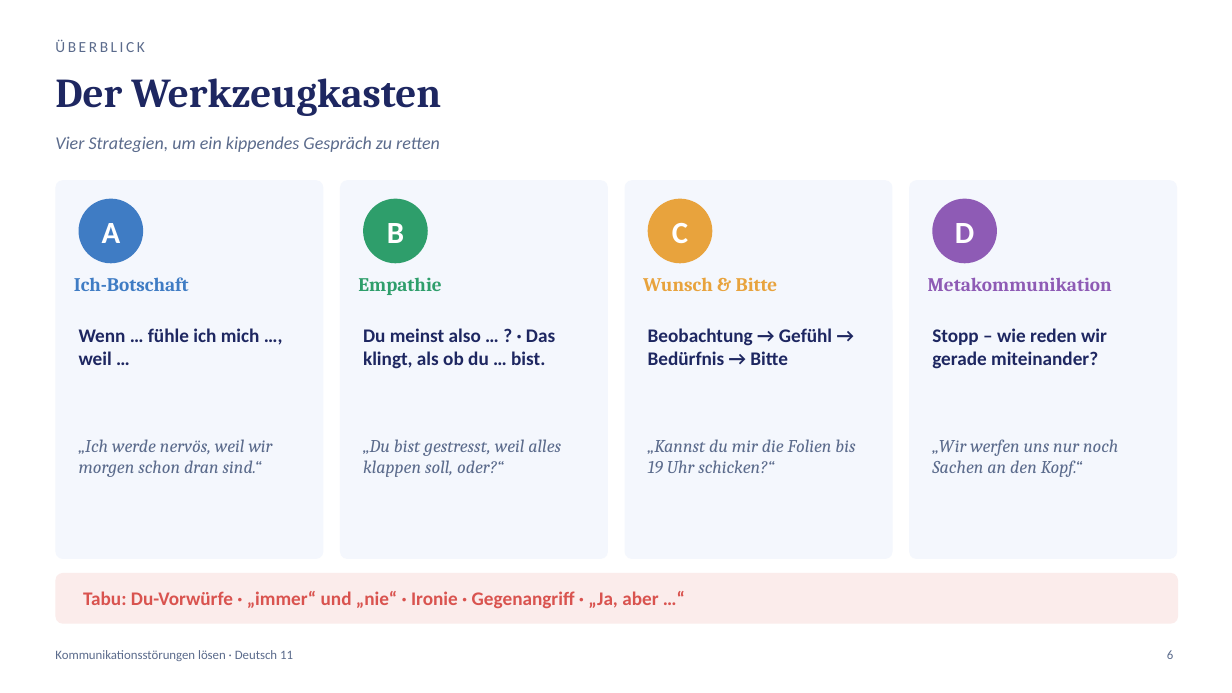
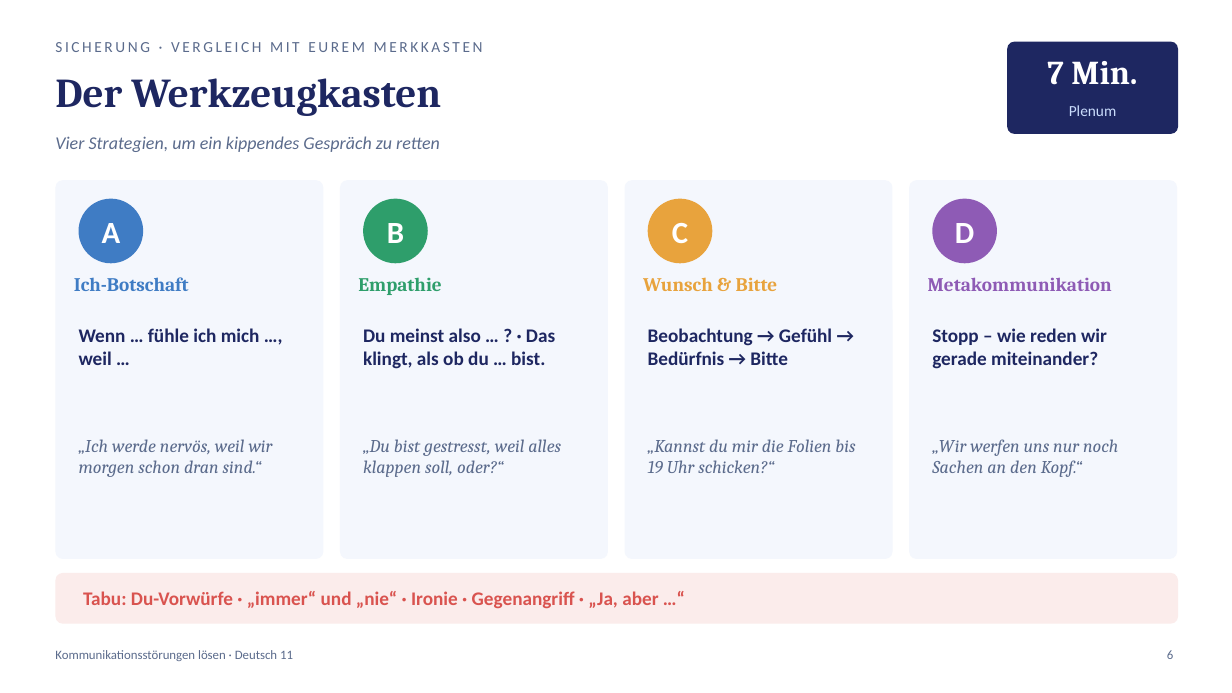
Before and after one commit to golzkonstantin-gif/Schule, a slide deck: slide 6 of Deutsch_11/Kommunikationsstoerungen_loesen/Praesentation_Kommunikationsstoerungen_loesen.pptx. Drawn at 1232x693 pixels with LibreOffice and Linux fonts; fonts in the diff are those of the drawing. Boxes give left, top, right and bottom in pixels: in the first picture for what was removed or moved away, otherwise in the second. Text is boxed around its words. In the diff, an @@ line names an element or a change of style, - is before the commit and + after.

```diff
--- a/Deutsch_11/Kommunikationsstoerungen_loesen/Praesentation_Kommunikationsstoerungen_loesen.pptx
+++ b/Deutsch_11/Kommunikationsstoerungen_loesen/Praesentation_Kommunikationsstoerungen_loesen.pptx
@@ text at (55, 42, 483, 52): text changed @@
-ÜBERBLICK
+SICHERUNG · VERGLEICH MIT EUREM MERKKASTEN
@@ rounded rectangle added at (1007, 42, 1178, 134), fill #1E2761 @@
@@ text added at (1047, 61, 1137, 85), 26 pt, text #FFFFFF, bold @@
+7 Min.
@@ text added at (1069, 105, 1117, 116), 12 pt, text #CADCFC @@
+Plenum
```
Also in this commit, not shown: 4 other slides changed, 8 other files.
